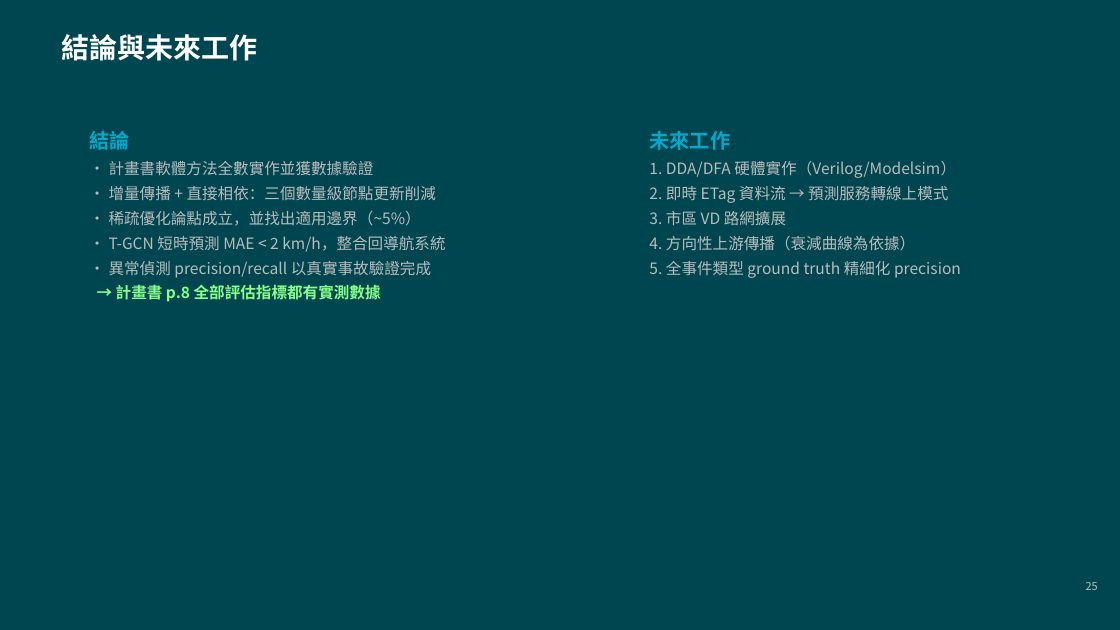
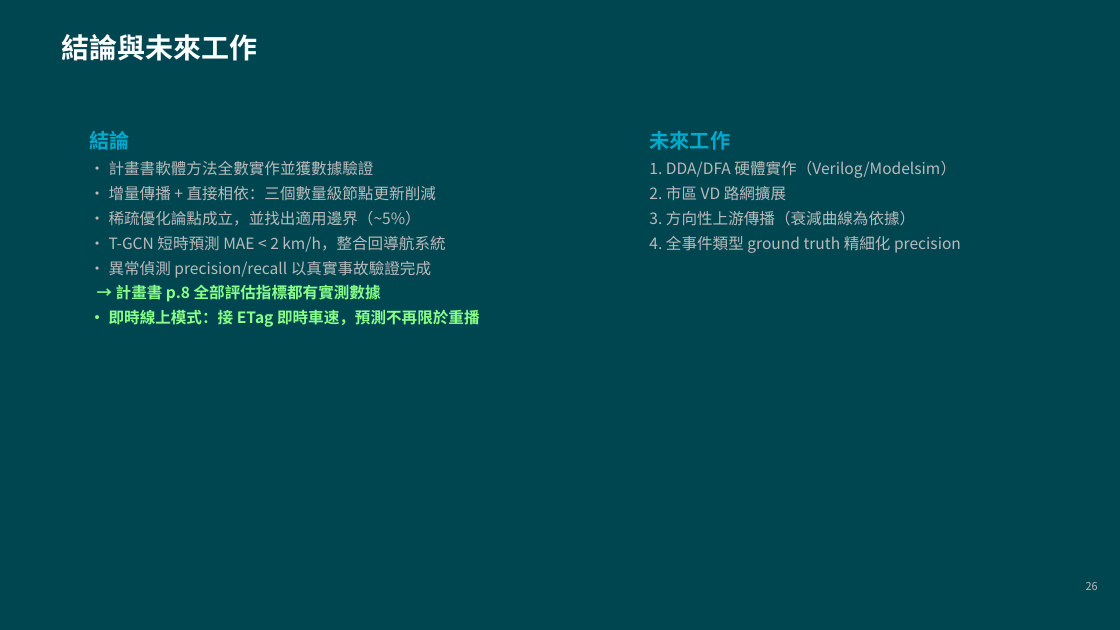
Before and after one commit to bluefish23/taiwan-osm-router, a slide deck: slide 26 of gcn/gcn_report.pptx (slide 25 before the commit). Drawn at 1120x630 pixels with LibreOffice and Linux fonts; fonts in the diff are those of the drawing. Boxes give left, top, right and bottom in pixels: in the first picture for what was removed or moved away, otherwise in the second. Text is boxed around its words. In the diff, an @@ line names an element or a change of style, - is before the commit and + after.

Commit message:
feat(gcn): 即時預測線上模式（高公局 ETag 每 5 分鐘）
- live_sync：抓 ETagPairLive 門架配對即時車速，維護最近 60 分鐘滾動視窗，
  T-GCN 預測 30 分鐘後壅塞並寫入預測事件；冷啟動一次補齊過去 12 檔
- osm_api：/predict/live/start、stop、status；預測事件改由 _apply_pred_events 增量套用
- admin.html 即時預測面板；REPORT 與報告簡報補上線上模式

```diff
--- a/gcn/gcn_report.pptx
+++ b/gcn/gcn_report.pptx
@@ text at <box>649,186,961,253</box>: text changed @@
-2. 即時 ETag 資料流 → 預測服務轉線上模式
-3. 市區 VD 路網擴展
-4. 方向性上游傳播（衰減曲線為依據）
-5. 全事件類型 ground truth 精細化 precision
+2. 市區 VD 路網擴展
+3. 方向性上游傳播（衰減曲線為依據）
+4. 全事件類型 ground truth 精細化 precision
@@ text at <box>109,310,480,327</box>: paragraph added @@
+• 即時線上模式：接 ETag 即時車速，預測不再限於重播
```
Also in this commit, not shown: 2 other slides changed, 1 slide added, 7 other files.
